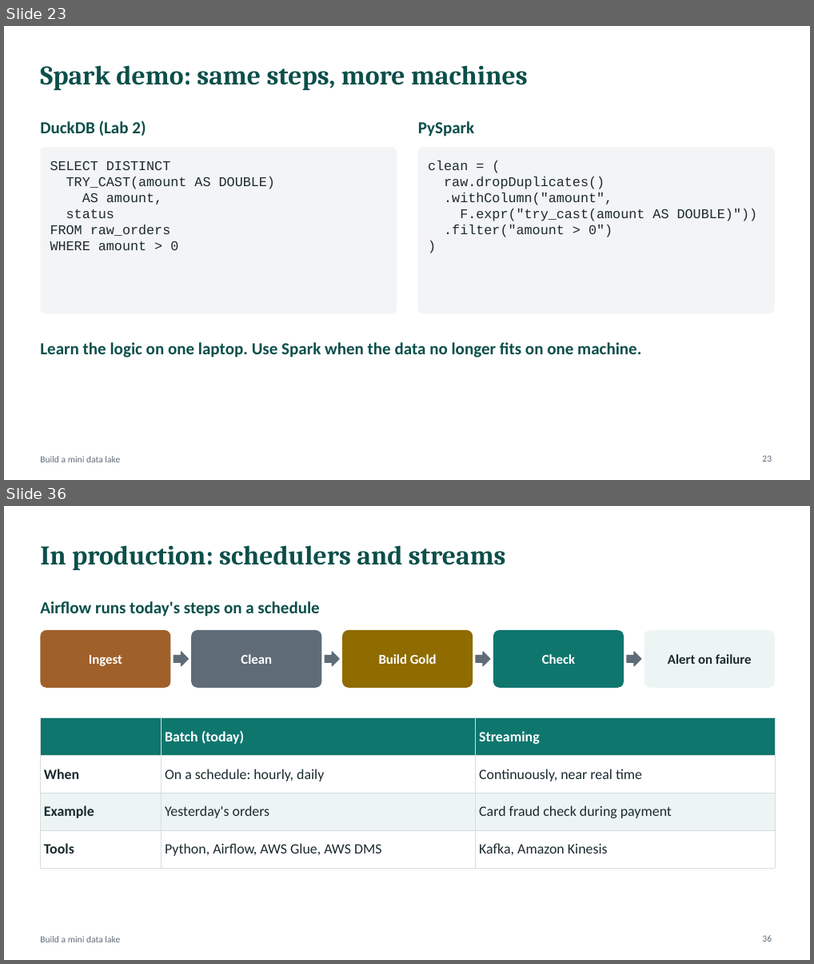
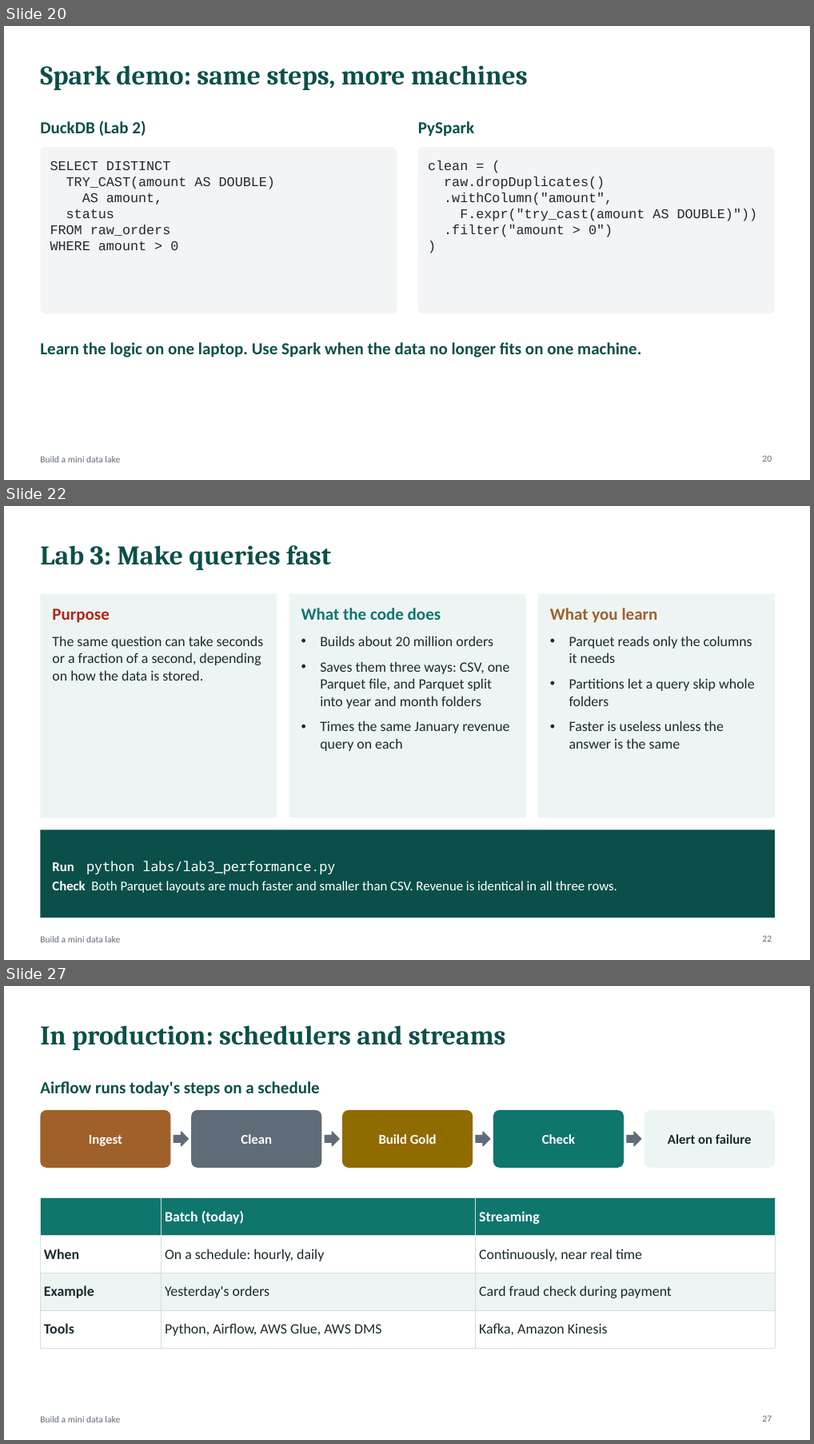
Before and after one commit to atulkahatecdac/datalake, a slide deck: Data_Engineering_Session.pptx. Shown one above the other, each under a label of ours: slides 23 and 36 before the commit, slides 20, 22 and 27 after it; the slides between them are not shown. The pictures are 814x964 and 814x1444 pixels, drawn with LibreOffice and Linux fonts; fonts in the diff are those of the drawing. Boxes give left, top, right and bottom in pixels: in the first picture for what was removed or moved away, otherwise in the second. Text is boxed around its words. In the diff, an @@ line names an element or a change of style, - is before the commit and + after.

```diff
--- a/Data_Engineering_Session.pptx
+++ b/Data_Engineering_Session.pptx
@@ slide 22 added at [4, 506, 810, 960], background #FFFFFF; not listed: 1 template element that a slide beside it also shows @@
@@ title added at [40, 545, 331, 570], 32 pt, text #0B4F4A, bold @@
+Lab 3: Make queries fast
@@ rectangle added at [40, 594, 278, 817], fill #EDF5F4, 17 pt, text #1B2A2F @@
+Purpose
+The same question can take seconds or a fraction of a second, depending on how the data is stored.
@@ rectangle added at [290, 594, 526, 817], fill #EDF5F4, 17 pt, text #1B2A2F @@
+What the code does
+• Builds about 20 million orders
+• Saves them three ways: CSV, one Parquet file, and Parquet split into year and month folders
+• Times the same January revenue query on each
@@ rectangle added at [538, 594, 775, 817], fill #EDF5F4, 17 pt, text #1B2A2F @@
+What you learn
+• Parquet reads only the columns it needs
+• Partitions let a query skip whole folders
+• Faster is useless unless the answer is the same
@@ rectangle added at [40, 830, 775, 917], fill #0B4F4A, 16 pt, text #FFFFFF @@
+Run python labs/lab3_performance.py
+Check Both Parquet layouts are much faster and smaller than CSV. Revenue is identical in all three rows.
@@ page number added at [762, 935, 772, 941], 11 pt, text #5F6C78 @@
+22
@@ what was slide 23 is now slide 20 @@
@@ page number at [762, 455, 772, 461]: text changed @@
-23
+20
@@ what was slide 36 is now slide 27 @@
@@ page number at [762, 1415, 772, 1421]: text changed @@
-36
+27
```
Also in this commit, not shown: 6 slides changed, 6 other slides added, 16 slides removed, 15 other files.
